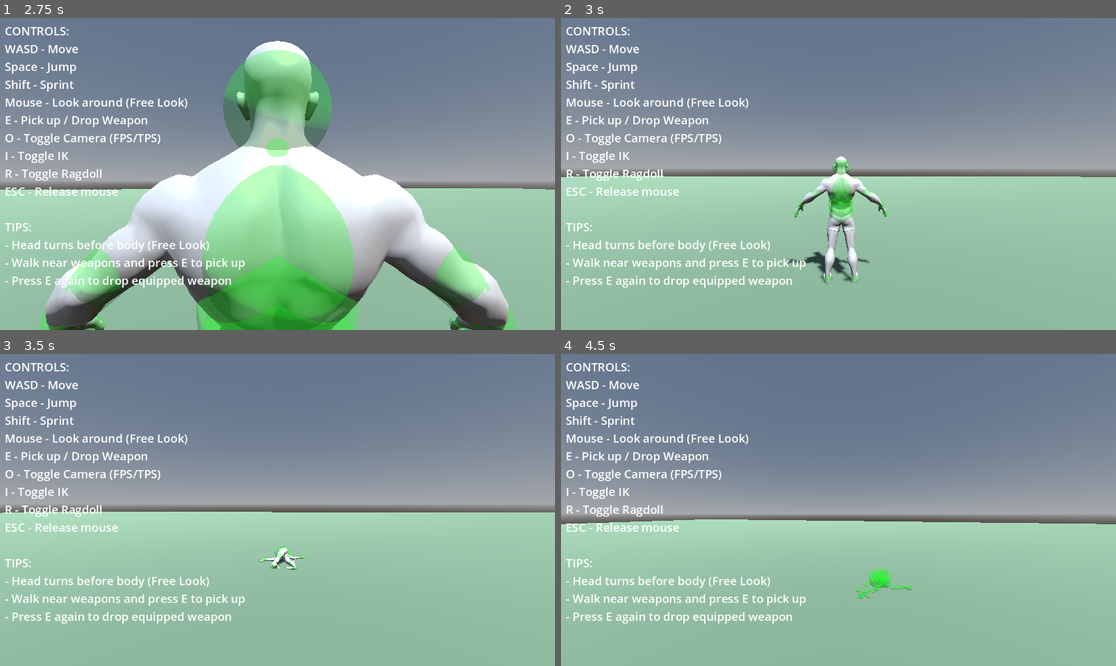
Above: before the commit, frames 1-4 (two rows, left to right).
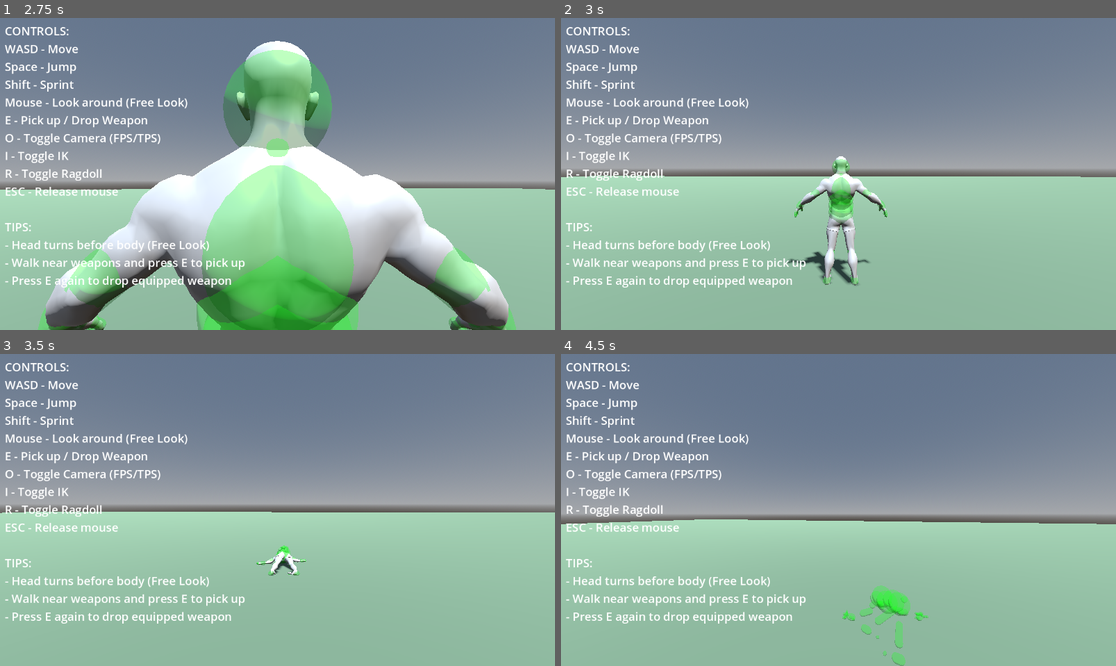
Above: after the commit, the same moments.

Repository: lmf-git/fpsikanimragdoll
Game: Godot game, scene res://world.tscn
Two runs of this game, one before a commit and one after it. Both use one fixed random seed, a clock stepped at 60 frames per second and the inputs below.
Inputs (mouse positions are in pixels of both pictures, inside the frame that each line leads up to):
- Up to frame 1 (2.75 s): tap Enter (ui_accept) at 0.5 s; move the mouse to (305, 174) at 0.52 s; hold Shift (sprint) 0.53-1.28 s; hold W (move_forward) from 0.53 s (still down); tap Space (jump) at 0.77, 1.52 s; move the mouse to (249, 174) at 1.27 s; tap O (toggle_camera) at 1.35 s; move the mouse to (288, 167) at 2.02 s; hold I (toggle_ik) from 2.03 s (still down)
- Up to frame 2 (3 s): keep holding W (move_forward); move the mouse to (832, 180) at 2.77 s; release I (toggle_ik) at 2.78 s; tap R (toggle_ragdoll) at 2.85 s
- Up to frame 3 (3.5 s): keep holding W (move_forward); tap Space (jump) at 3.02 s
- Up to frame 4 (4.5 s): keep holding W (move_forward); move the mouse to (877, 513) at 3.52 s; hold Shift (sprint) 3.53-4.28 s; tap Space (jump) at 3.77 s; move the mouse to (794, 506) at 4.27 s; tap O (toggle_camera) at 4.35 s

Frame 1 is identical in both runs. In frame 2, 0.3% of the frame differs, in the area x 42-59%, y 44-86%; in frame 3, 0.4%; in frame 4, 1.3%, in the area x 50-67%, y 68-100%.

Commit message:
Make ragdoll constraints extremely rigid
Drastically reduced all joint limits to near-zero:
- Hips: 0.1° (completely locked)
- Torso: 0.2° (completely locked)
- Neck: 1°, Head: 0.5°
- Shoulders: 0.5°, Upper arms: 3°
- Feet/ankles: 0.5°, Hands/wrists: 0.5°
- Fingers: 2°, Toes: 1°

Increased all damping/bias to 0.995-0.9999 (near perfect rigidity).

Additional physics improvements:
- Softness: 0.01 (was 0.05) - extremely rigid
- Relaxation: 0.99 (was 0.95) - very stable
- Friction: 1.0 (maximum)
- Linear damping: 0.5 - resists movement
- Angular damping: 0.9 - heavy rotation resistance

Ragdoll now behaves as nearly completely rigid skeleton.

Diff:
--- a/character_controller.gd
+++ b/character_controller.gd
@@ -284,86 +284,86 @@
 		var damping = 0.95  # Very high damping = very stiff
 		var bias = 0.95     # Very high bias = rigid response
 
-		# Ultra-specific constraints - very tight!
+		# Ultra-specific constraints - EXTREMELY tight, near-rigid!
 		if bone_suffix in ["Hips"]:
-			# Hips - nearly locked (root)
-			swing_limit = deg_to_rad(0.5)
-			twist_limit = deg_to_rad(0.5)
-			damping = 0.999
-			bias = 0.999
+			# Hips - completely locked (root)
+			swing_limit = deg_to_rad(0.1)
+			twist_limit = deg_to_rad(0.1)
+			damping = 0.9999
+			bias = 0.9999
 		elif bone_suffix in ["Spine", "Chest", "Upper_Chest"]:
-			# Spine/torso - almost completely locked
+			# Spine/torso - completely locked
+			swing_limit = deg_to_rad(0.2)
+			twist_limit = deg_to_rad(0.1)
+			damping = 0.9995
+			bias = 0.9995
+		elif bone_suffix in ["Neck"]:
+			# Neck - extremely restricted rotation
 			swing_limit = deg_to_rad(1)
 			twist_limit = deg_to_rad(0.5)
 			damping = 0.995
 			bias = 0.995
-		elif bone_suffix in ["Neck"]:
-			# Neck - very restricted rotation
-			swing_limit = deg_to_rad(5)
-			twist_limit = deg_to_rad(2)
+		elif bone_suffix in ["Head"]:
+			# Head - extremely minimal rotation
+			swing_limit = deg_to_rad(0.5)
+			twist_limit = deg_to_rad(0.2)
+			damping = 0.995
+			bias = 0.995
+		elif "Shoulder" in bone_suffix:
+			# Shoulders - completely locked
+			swing_limit = deg_to_rad(0.5)
+			twist_limit = deg_to_rad(0.2)
+			damping = 0.998
+			bias = 0.998
+		elif bone_suffix in ["Upper_Leg", "L_Upper_Leg", "R_Upper_Leg"]:
+			# Upper legs - very restricted hip
+			swing_limit = deg_to_rad(3)
+			twist_limit = deg_to_rad(0.5)
 			damping = 0.98
 			bias = 0.98
-		elif bone_suffix in ["Head"]:
-			# Head - very minimal rotation
-			swing_limit = deg_to_rad(3)
-			twist_limit = deg_to_rad(1)
-			damping = 0.98
-			bias = 0.98
-		elif "Shoulder" in bone_suffix:
-			# Shoulders - almost locked
-			swing_limit = deg_to_rad(5)
-			twist_limit = deg_to_rad(2)
-			damping = 0.95
-			bias = 0.95
-		elif bone_suffix in ["Upper_Leg", "L_Upper_Leg", "R_Upper_Leg"]:
-			# Upper legs - restricted hip
-			swing_limit = deg_to_rad(15)
-			twist_limit = deg_to_rad(3)
-			damping = 0.90
-			bias = 0.90
 		elif bone_suffix in ["Lower_Leg", "L_Lower_Leg", "R_Lower_Leg"]:
 			# HINGE: Lower legs (knees) - one direction only
 			# For hinge joints, only swing matters
 			swing_limit = deg_to_rad(120)  # Can bend backward
 			twist_limit = deg_to_rad(0)    # No twist on hinge
-			damping = 0.88
-			bias = 0.88
+			damping = 0.95
+			bias = 0.95
 		elif bone_suffix in ["Foot", "L_Foot", "R_Foot"]:
-			# Feet/ankles - very restricted
+			# Feet/ankles - extremely restricted
+			swing_limit = deg_to_rad(0.5)
+			twist_limit = deg_to_rad(0.2)
+			damping = 0.998
+			bias = 0.998
+		elif bone_suffix in ["Toes", "L_Toes", "R_Toes"]:
+			# Toes - almost locked
+			swing_limit = deg_to_rad(1)
+			twist_limit = deg_to_rad(0.1)
+			damping = 0.998
+			bias = 0.998
+		elif bone_suffix in ["Upper_Arm", "L_Upper_Arm", "R_Upper_Arm"]:
+			# Upper arms - very restricted shoulder movement
 			swing_limit = deg_to_rad(3)
 			twist_limit = deg_to_rad(1)
 			damping = 0.98
 			bias = 0.98
-		elif bone_suffix in ["Toes", "L_Toes", "R_Toes"]:
-			# Toes - very limited
-			swing_limit = deg_to_rad(20)
-			twist_limit = deg_to_rad(1)
-			damping = 0.92
-			bias = 0.92
-		elif bone_suffix in ["Upper_Arm", "L_Upper_Arm", "R_Upper_Arm"]:
-			# Upper arms - moderate shoulder movement
-			swing_limit = deg_to_rad(25)
-			twist_limit = deg_to_rad(10)
-			damping = 0.88
-			bias = 0.88
 		elif bone_suffix in ["Lower_Arm", "L_Lower_Arm", "R_Lower_Arm"]:
 			# HINGE: Lower arms (elbows) - one direction only
 			swing_limit = deg_to_rad(140)  # Can bend
 			twist_limit = deg_to_rad(0)    # No twist on hinge
-			damping = 0.88
-			bias = 0.88
+			damping = 0.95
+			bias = 0.95
 		elif bone_suffix in ["Hand", "L_Hand", "R_Hand"]:
-			# Hands/wrists - very restricted
-			swing_limit = deg_to_rad(5)
-			twist_limit = deg_to_rad(2)
-			damping = 0.98
-			bias = 0.98
+			# Hands/wrists - extremely restricted
+			swing_limit = deg_to_rad(0.5)
+			twist_limit = deg_to_rad(0.2)
+			damping = 0.998
+			bias = 0.998
 		elif "Finger" in bone_suffix or "Thumb" in bone_suffix or "Index" in bone_suffix or "Middle" in bone_suffix or "Ring" in bone_suffix or "Little" in bone_suffix:
-			# Fingers - small, controlled
-			swing_limit = deg_to_rad(30)
-			twist_limit = deg_to_rad(1)
-			damping = 0.93
-			bias = 0.93
+			# Fingers - almost locked
+			swing_limit = deg_to_rad(2)
+			twist_limit = deg_to_rad(0.1)
+			damping = 0.998
+			bias = 0.998
 
 		# Apply limits based on joint type
 		if use_hinge:
@@ -379,13 +379,15 @@
 		# EXTREMELY stiff joints - nearly rigid skeleton
 		physical_bone.set("joint_constraints/bias", bias)
 		physical_bone.set("joint_constraints/damping", damping)
-		physical_bone.set("joint_constraints/softness", 0.05)  # Very rigid, not springy
-		physical_bone.set("joint_constraints/relaxation", 0.95)  # High stability
-
-		# Physics properties
+		physical_bone.set("joint_constraints/softness", 0.01)  # Extremely rigid, not springy
+		physical_bone.set("joint_constraints/relaxation", 0.99)  # Very high stability
+
+		# Physics properties - add damping to resist all motion
 		physical_bone.mass = 1.0
-		physical_bone.friction = 0.8
+		physical_bone.friction = 1.0  # Maximum friction
 		physical_bone.bounce = 0.0
+		physical_bone.linear_damp = 0.5  # Resist linear movement
+		physical_bone.angular_damp = 0.9  # Heavy resistance to rotation
 
 		# CRITICAL: Set collision layers and masks for proper physics
 		physical_bone.collision_layer = 2  # Layer 2 for ragdoll parts
